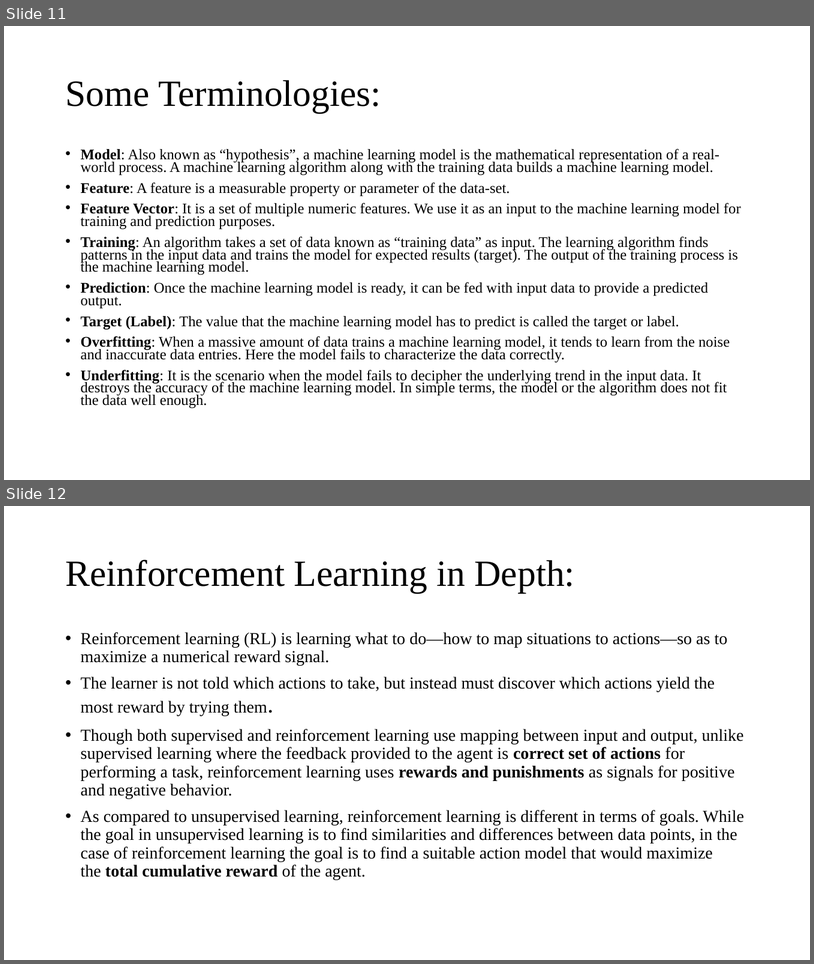
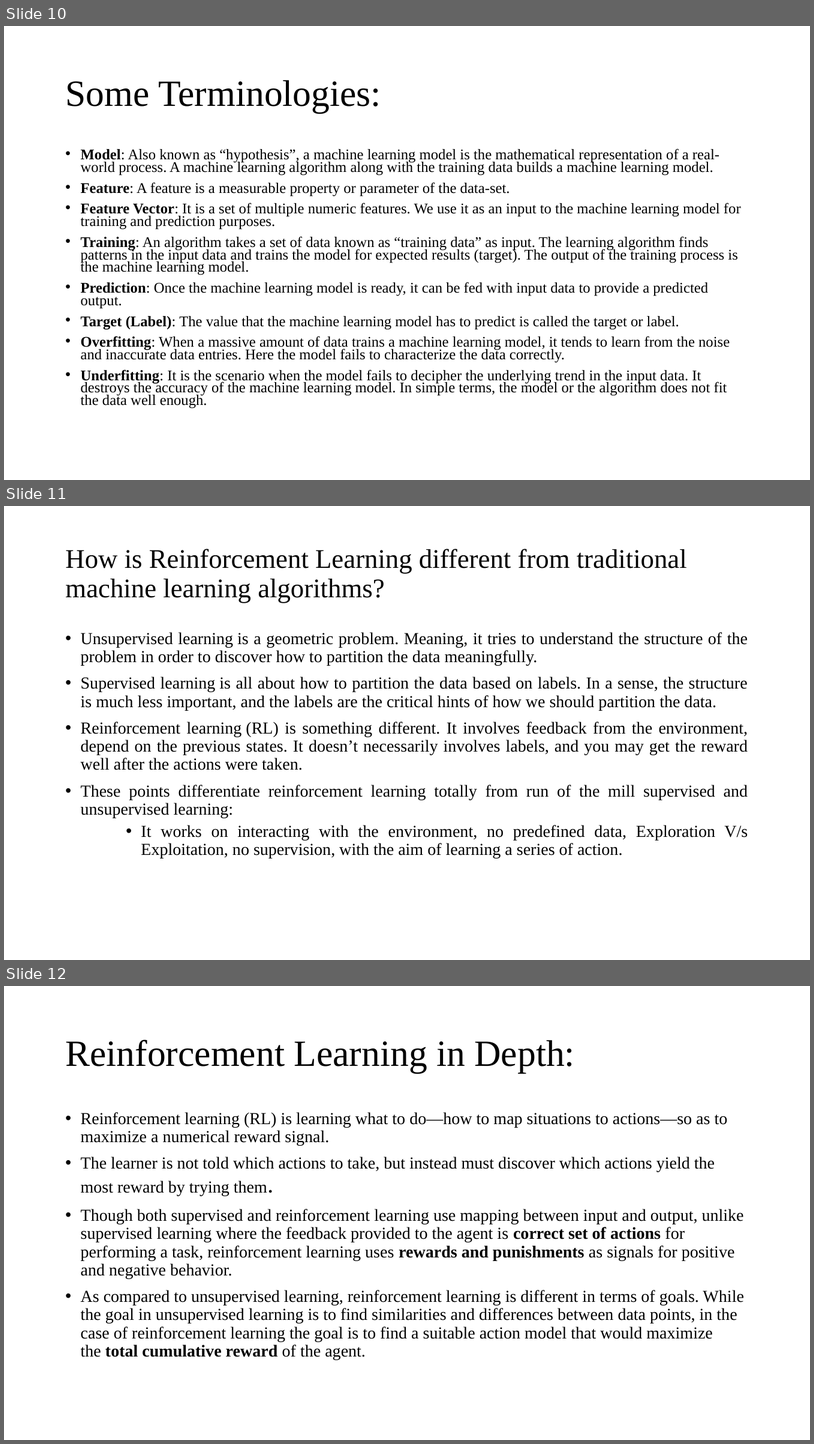
Before and after one commit to mlnewbie1996/Dissertation-MTech, a slide deck: Phase_I/Dissertation_Phase1.pptx. Shown one above the other, each under a label of ours: slides 11 and 12 before the commit, slides 10, 11 and 12 after it. The pictures are 814x964 and 814x1444 pixels, drawn with LibreOffice and Linux fonts; fonts in the diff are those of the drawing. Boxes give left, top, right and bottom in pixels: in the first picture for what was removed or moved away, otherwise in the second. Text is boxed around its words. In the diff, an @@ line names an element or a change of style, - is before the commit and + after.

```diff
--- a/Phase_I/Dissertation_Phase1.pptx
+++ b/Phase_I/Dissertation_Phase1.pptx
@@ slide 11 added at <box>4,506,810,960</box>, background #FFFFFF @@
@@ title added at <box>65,549,687,603</box>, 32 pt, text #000000 @@
+How is Reinforcement Learning different from traditional machine learning algorithms?
@@ text added at <box>81,632,749,858</box>, 20 pt, text #000000 @@
+• Unsupervised learning is a geometric problem. Meaning, it tries to understand the structure of the problem in order to discover how to partition the data meaningfully.
+• Supervised learning is all about how to partition the data based on labels. In a sense, the structure is much less important, and the labels are the critical hints of how we should partition the data.
+• Reinforcement learning (RL) is something different. It involves feedback from the environment, depend on the previous states. It doesn’t necessarily involves labels, and you may get the reward well after the actions were taken.
+• These points differentiate reinforcement learning totally from run of the mill supervised and unsupervised learning:
+    • It works on interacting with the environment, no predefined data, Exploration V/s Exploitation, no supervision, with the aim of learning a series of action.
@@ what was slide 11 is now slide 10 @@
```
Also in this commit, not shown: 1 slide changed, 8 other slides added, 3 slides removed, 9 other files.
